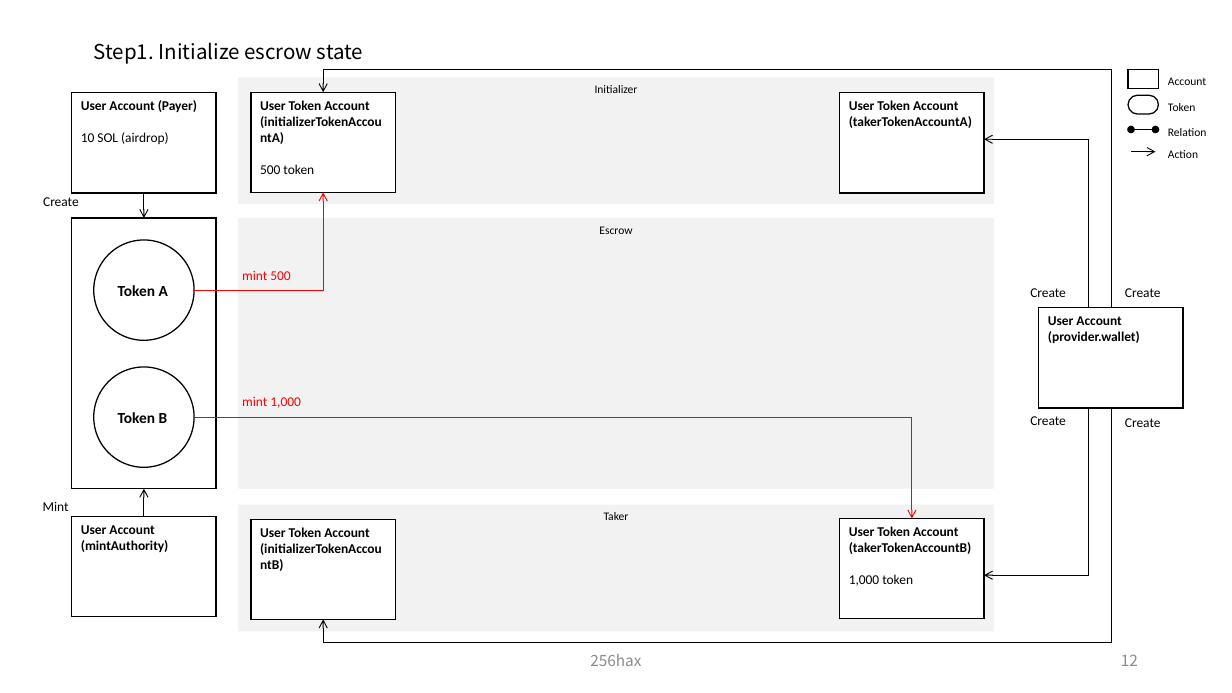
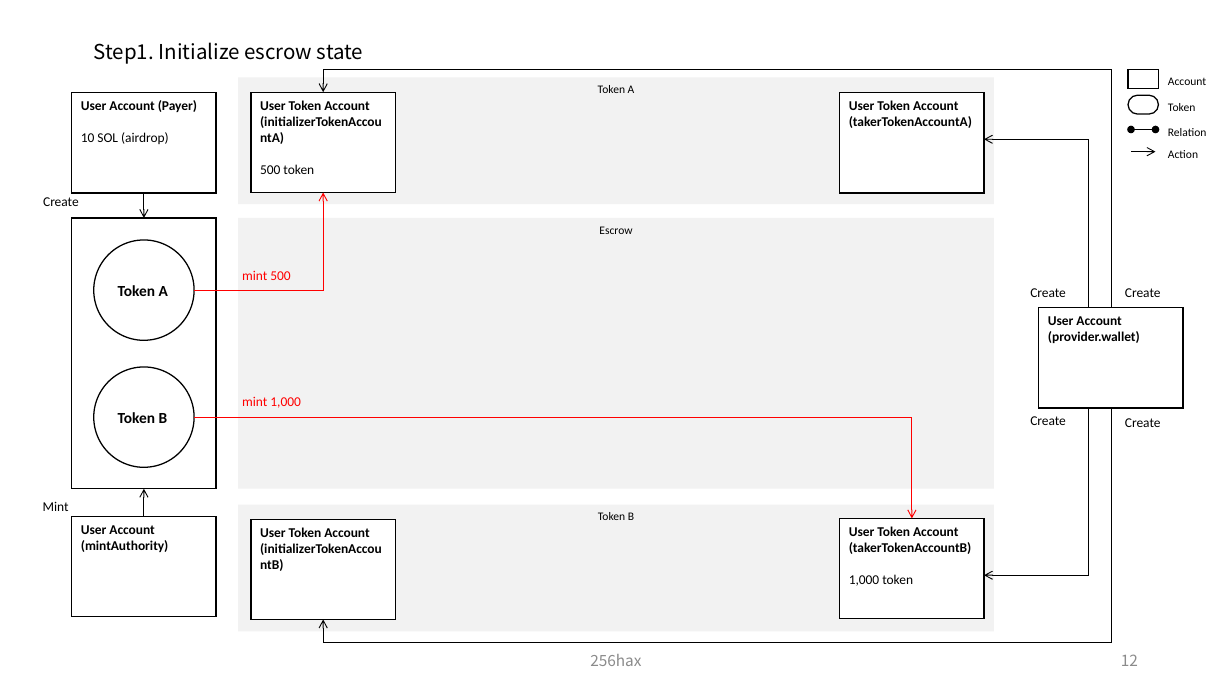
Before and after one commit to SmartGru25/Solana-React-Minimal, a slide deck: slide 13 of docs/Solana_Blockchain_Outline_Figure.pptx. Drawn at 1232x693 pixels with LibreOffice and Linux fonts; fonts in the diff are those of the drawing. Boxes give left, top, right and bottom in pixels: in the first picture for what was removed or moved away, otherwise in the second. Text is boxed around its words. In the diff, an @@ line names an element or a change of style, - is before the commit and + after.

Commit message:
docs: formatting escrow

```diff
--- a/docs/Solana_Blockchain_Outline_Figure.pptx
+++ b/docs/Solana_Blockchain_Outline_Figure.pptx
@@ text in rectangle at (x1=598, y1=85, x2=635, y2=93): text changed @@
-Initializer
+Token A
@@ text in rectangle at (x1=598, y1=512, x2=634, y2=520): text changed @@
-Taker
+Token B
```
Also in this commit, not shown: 5 other slides changed.
